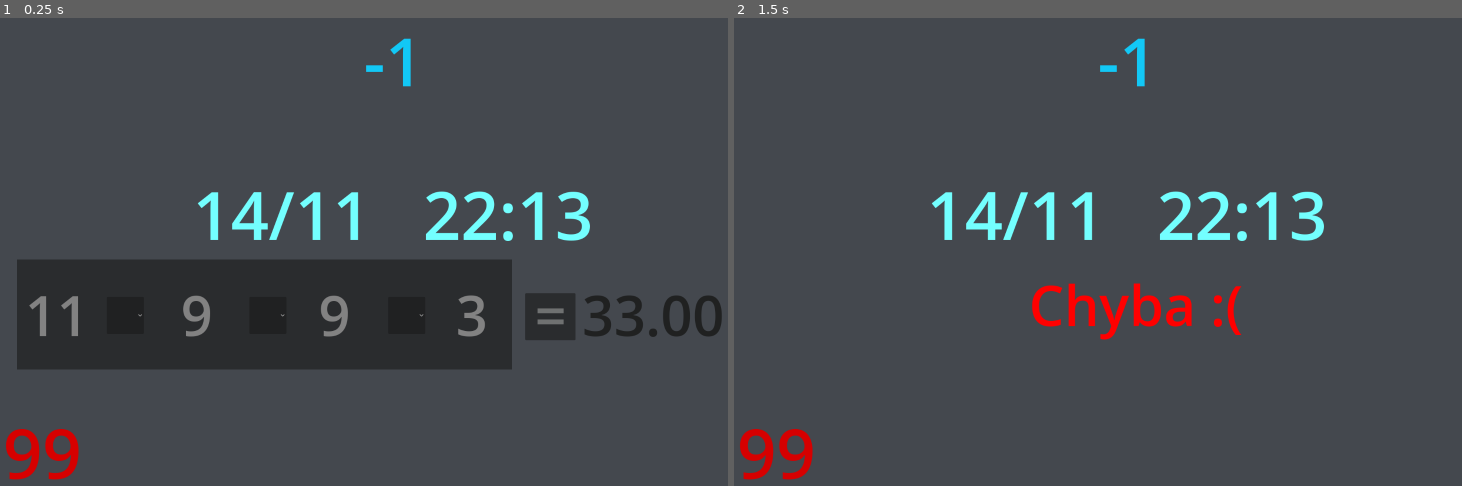
Above: before the commit, frames 1-2 (left to right).
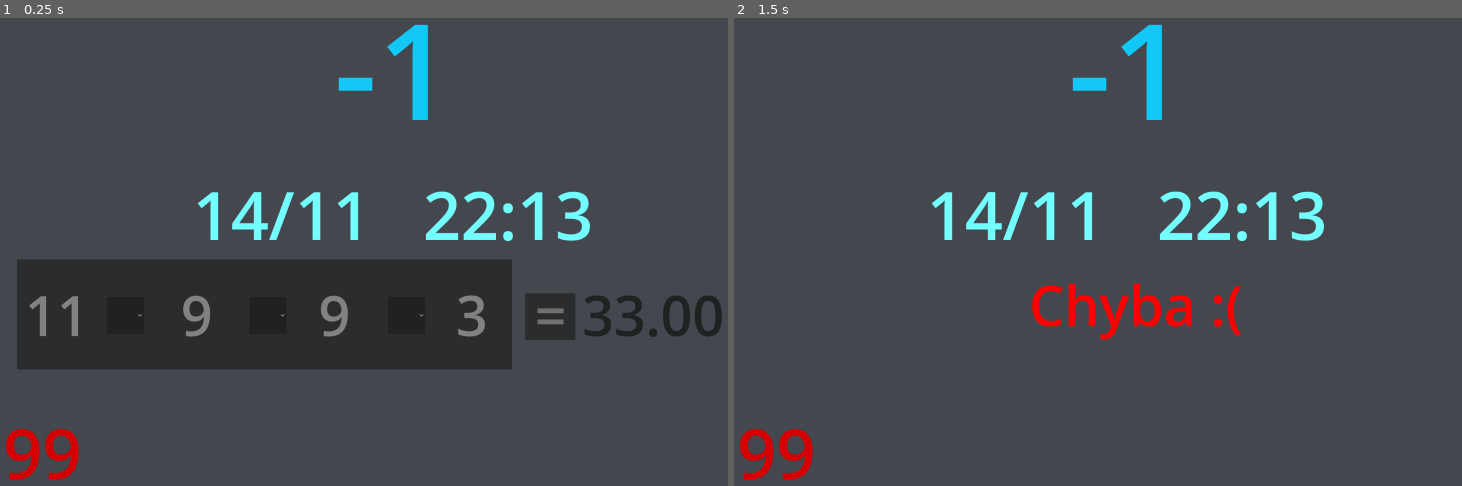
Above: after the commit, the same moments.

Repository: Tabor-Mladych-Matematiku/tmm-tunneling
Game: Godot game, scene res://math.tscn
The game is run twice, just before and just after one commit, with the same random seed, the same clock (stepped at 60 frames per second) and the same inputs. This scene is started directly instead of the project's main scene.
Inputs:
- Up to frame 1 (0.25 s): no input
- Up to frame 2 (1.5 s): click "=" at 0.5 s; tap Enter at 1.25 s

The runs differ from the first frame. In frame 1, 0.8% of the frame differs, in the area x 46-59%, y 1-22%; in frame 2, 0.8%.

Commit message:
Fixing bools

Diff:
--- a/tunneling-client/math.tscn
+++ b/tunneling-client/math.tscn
@@ -45,14 +45,14 @@
 anchors_preset = 10
 anchor_right = 1.0
 offset_left = 143.0
-offset_top = 128.0
+offset_top = 31.0
 offset_right = -167.0
-offset_bottom = 382.0
+offset_bottom = 522.0
 grow_horizontal = 2
 theme_override_colors/font_color = Color(0.0705882, 0.784314, 0.964706, 1)
-theme_override_font_sizes/font_size = 180
+theme_override_font_sizes/font_size = 360
 theme_override_styles/normal = SubResource("StyleBoxFlat_140jx")
-text = "NAMEPLACEHOLDER"
+text = "NUM"
 horizontal_alignment = 1
 vertical_alignment = 1
 
--- a/tunneling-client/networking.gd
+++ b/tunneling-client/networking.gd
@@ -39,8 +39,8 @@
 	var body = JSON.new().stringify({
  	"user_id": id,
  	"password": password,
-	"success": success
+	"success": str(success)
 	})
-
+	print(body)
 
 	http_request.request("http://"+address + "/api/game/insert.php", [], HTTPClient.METHOD_POST, body)
Not shown, changed: tunneling-client/bin/Tunneling client.pck
